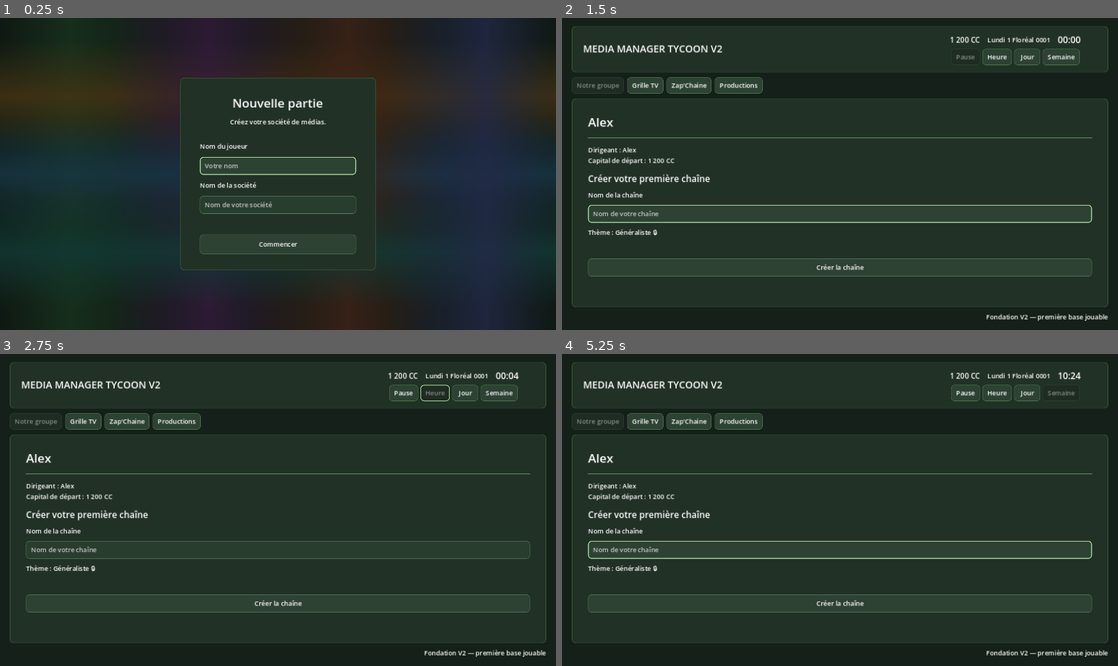
Above: before the commit, frames 1-4 (two rows, left to right).
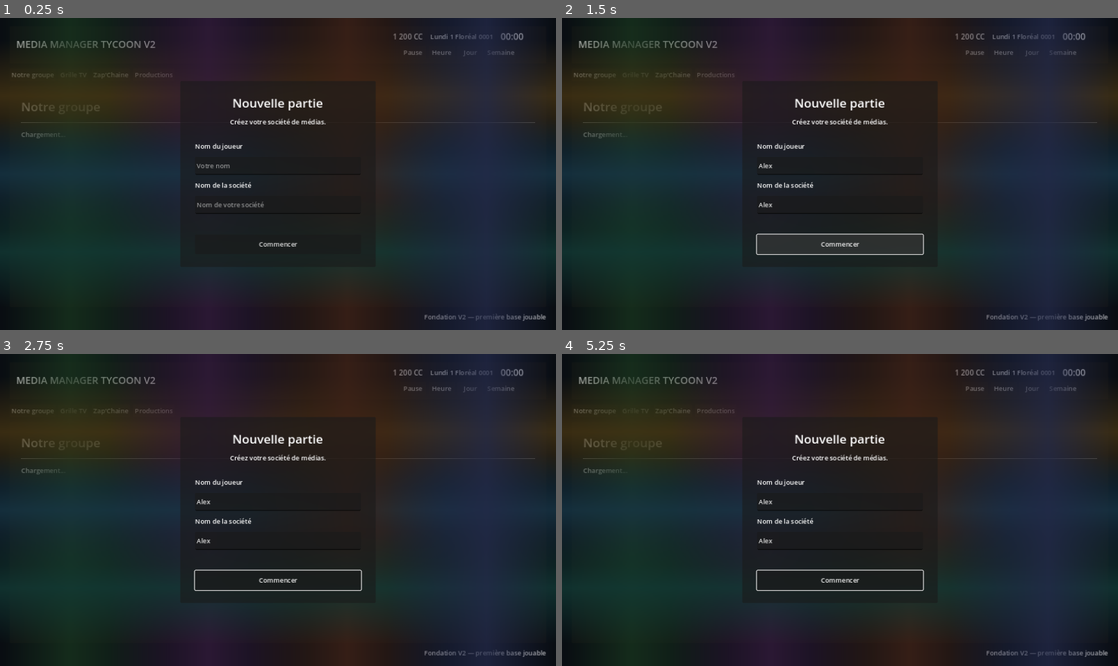
Above: after the commit, the same moments.

Repository: Adrienco69/MediaManagerTycoon_V2
Game: Godot game, scene res://scenes/main.tscn
The game is run twice, just before and just after one commit, with the same random seed, the same clock (stepped at 60 frames per second) and the same inputs.
Inputs (mouse positions are in pixels of both pictures, inside the frame that each line leads up to):
- Up to frame 1 (0.25 s): no input
- Up to frame 2 (1.5 s): click (840, 164) at 0.52 s; type "Alex" at 0.6 s; click (840, 205) at 0.75 s; type "Alex" at 0.83 s; click "Commencer" at 1.25 s
- Up to frame 3 (2.75 s): click "Heure" at 2 s
- Up to frame 4 (5.25 s): click "Jour" at 2.75 s; click "Semaine" at 3.5 s; click "Grille TV" at 4.25 s; click "Notre groupe" at 5 s

The runs differ from the first frame. In frame 1, 6.6% of the frame differs, in the area x 2-99%, y 4-98%; in frame 2, 26%; in frame 3, 24%; in frame 4, 26%, in the area x 0-100%, y 0-100%.
Error after the commit: Parse Error: Static function "get_initial_channels()" not found in base "MMTNRegistry". (res://scripts/game_state.gd:122)

Commit message:
Transforme le registre MMTN en historique persistant

Diff:
--- a/scripts/core/mmtn_registry.gd
+++ b/scripts/core/mmtn_registry.gd
@@ -3,13 +3,18 @@
 
 const INITIAL_LAUNCH_DATE: String = "Lundi 1 Floréal 0001"
 
+var _history: Array[Dictionary] = []
 
-static func get_initial_channels(player_channel: Dictionary, player_company: String) -> Array[Dictionary]:
-	var channels: Array[Dictionary] = []
-	if player_channel.is_empty():
-		return channels
 
-	channels.append({
+func reset() -> void:
+	_history.clear()
+
+
+func register_initial_channels(player_channel: Dictionary, player_company: String) -> void:
+	if player_channel.is_empty() or not _history.is_empty():
+		return
+
+	_history.append({
 		"mmtn_number": 1,
 		"name": "MG1",
 		"group": "Media Groupe",
@@ -21,10 +26,37 @@
 
 	var player_entry: Dictionary = player_channel.duplicate(true)
 	player_entry["group"] = player_company
+	player_entry["launch_date"] = String(player_entry.get("launch_date", INITIAL_LAUNCH_DATE))
 	player_entry["closed_date"] = String(player_entry.get("closed_date", ""))
 	player_entry["is_open"] = bool(player_entry.get("is_open", true))
-	channels.append(player_entry)
-	return channels
+	_history.append(player_entry)
+
+
+func register_channel(channel: Dictionary) -> void:
+	if channel.is_empty():
+		return
+
+	var entry: Dictionary = channel.duplicate(true)
+	entry["closed_date"] = String(entry.get("closed_date", ""))
+	entry["is_open"] = bool(entry.get("is_open", true))
+	_history.append(entry)
+
+
+func close_channel(mmtn_number: int, closed_date: String) -> bool:
+	for index: int in range(_history.size()):
+		if int(_history[index].get("mmtn_number", 0)) != mmtn_number:
+			continue
+		_history[index]["is_open"] = false
+		_history[index]["closed_date"] = closed_date
+		return true
+	return false
+
+
+func get_channels() -> Array[Dictionary]:
+	var result: Array[Dictionary] = []
+	for channel: Dictionary in _history:
+		result.append(channel.duplicate(true))
+	return result
 
 
 static func get_status_text(channel: Dictionary) -> String:
